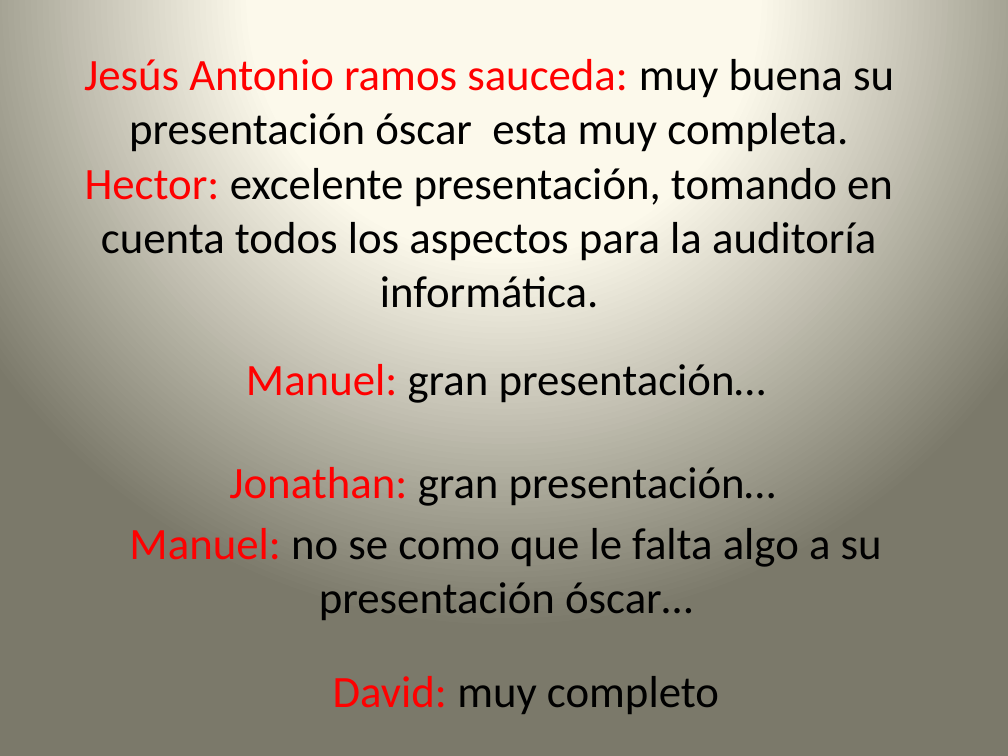
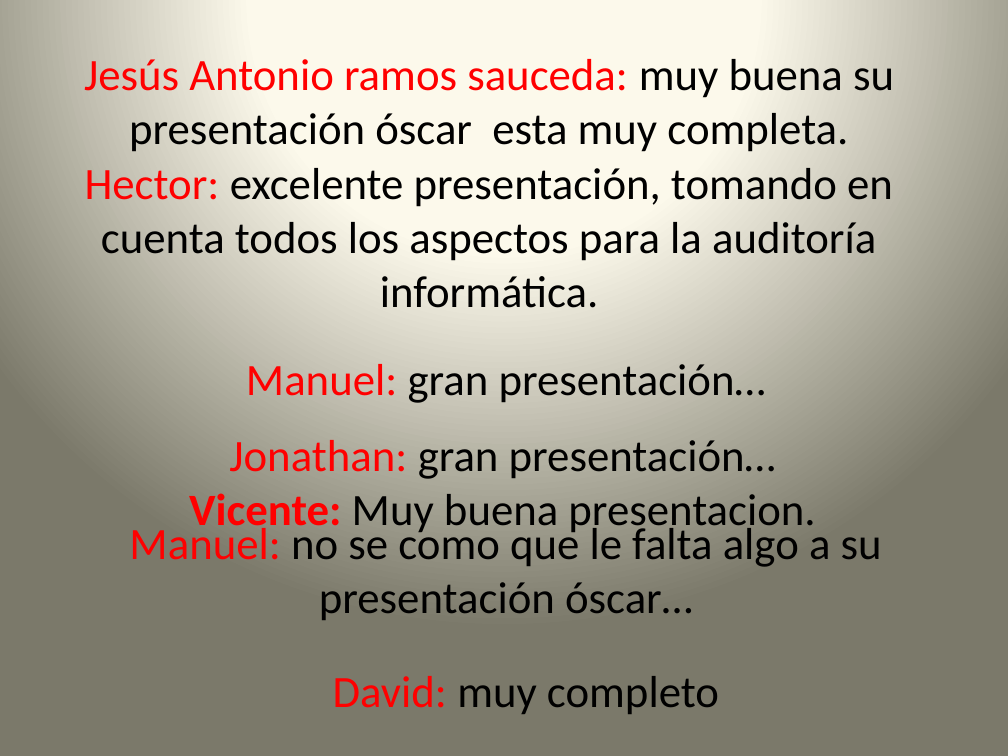
Before and after one commit to lc850/auditoria, a slide deck: slide 11 of OSCAR.pptx. Drawn at 1008x756 pixels with LibreOffice and Linux fonts; fonts in the diff are those of the drawing. Boxes give left, top, right and bottom in pixels: in the first picture for what was removed or moved away, otherwise in the second. Text is boxed around its words. In the diff, an @@ line names an element or a change of style, - is before the commit and + after.

Commit message:
vicente

```diff
--- a/OSCAR.pptx
+++ b/OSCAR.pptx
@@ text at box(189, 493, 815, 537): paragraph added @@
+Vicente: Muy buena presentacion.
```
